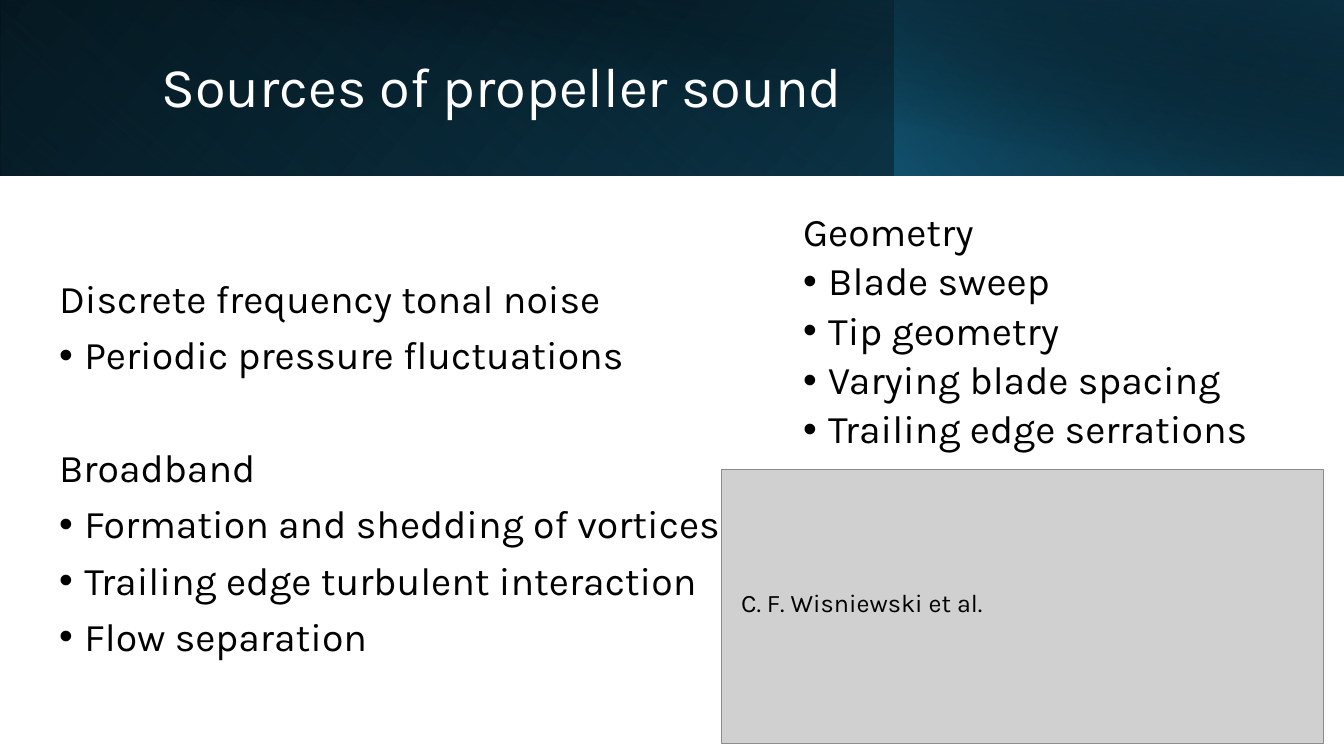
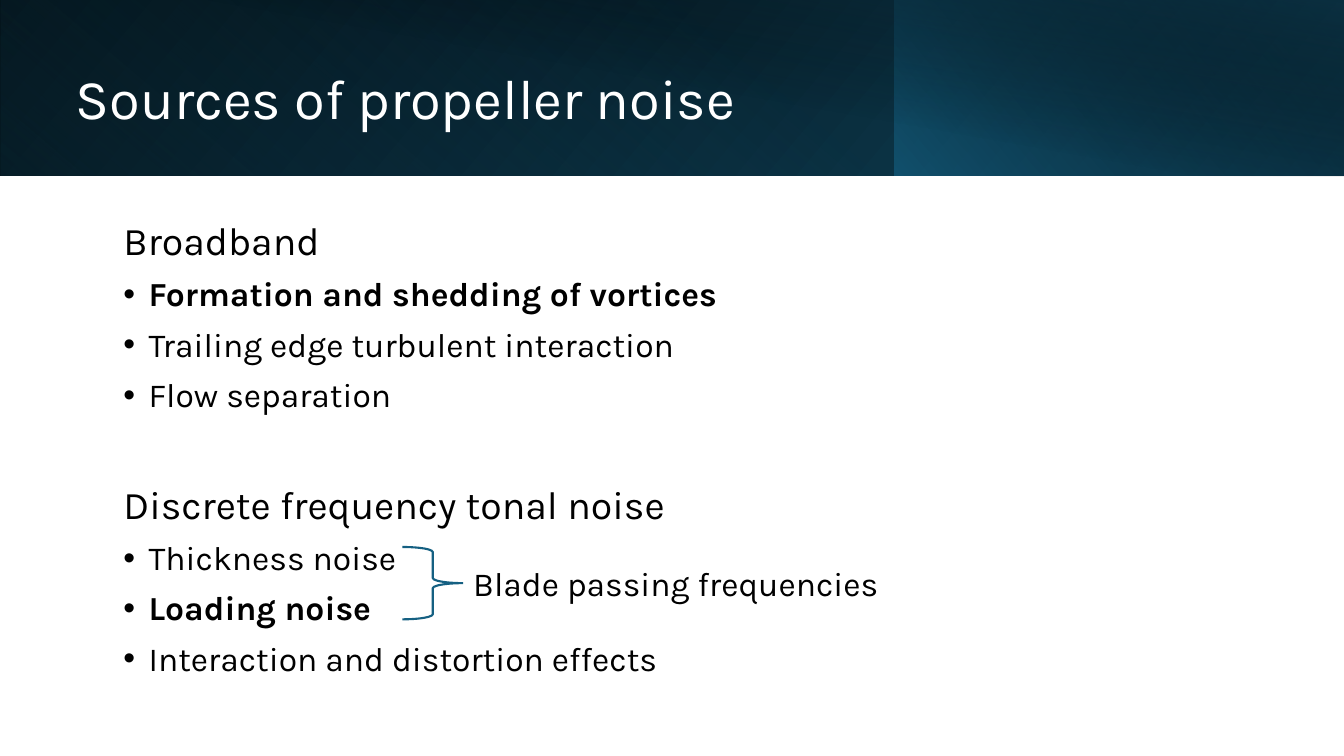
Before and after one commit to lpender3672/propeller-acoustics, a slide deck: slide 3 of deliverables/michaelmas_presentation.pptx. Drawn at 1344x756 pixels with LibreOffice and Linux fonts; fonts in the diff are those of the drawing; grey boxes stand for pictures. Boxes give left, top, right and bottom in pixels: in the first picture for what was removed or moved away, otherwise in the second. Text is boxed around its words. In the diff, an @@ line names an element or a change of style, - is before the commit and + after.

```diff
--- a/deliverables/michaelmas_presentation.pptx
+++ b/deliverables/michaelmas_presentation.pptx
@@ title at (x1=76, y1=80, x2=735, y2=132): text changed @@
-Sources of propeller sound
+Sources of propeller noise
@@ text "Broadband" moved from (x1=59, y1=286, x2=719, y2=661) to (x1=123, y1=228, x2=717, y2=672) @@
@@ text removed at (x1=803, y1=221, x2=1248, y2=453) @@
-  Geometry
-  • Blade sweep
-  • Tip geometry
-  • Varying blade spacing
-  • Trailing edge serrations
@@ text at (x1=59, y1=286, x2=623, y2=379): paragraphs removed @@
-Discrete frequency tonal noise
-• Periodic pressure fluctuations
@@ text at (x1=149, y1=282, x2=717, y2=415): size 28 to 24 pt in "Formation and shedding of vortices", "Trailing edge turbulent interaction", "Flow separation"; bold on in "Formation and shedding of vortices" @@
@@ picture removed at (x1=722, y1=470, x2=1324, y2=744) @@
@@ text at (x1=123, y1=492, x2=664, y2=672): paragraphs added @@
+Discrete frequency tonal noise
+• Thickness noise
+• Loading noise
+• Interaction and distortion effects
@@ right brace added at (x1=402, y1=547, x2=463, y2=620), outline #156082 1.5 pt @@
@@ text added at (x1=473, y1=573, x2=879, y2=605), 24 pt, text #000000 @@
+Blade passing frequencies
@@ text removed at (x1=741, y1=594, x2=982, y2=613) @@
-C. F. Wisniewski et al.
```
Also in this commit, not shown: 6 other slides changed, 6 slides added, 5 slides removed, 2 other files.
